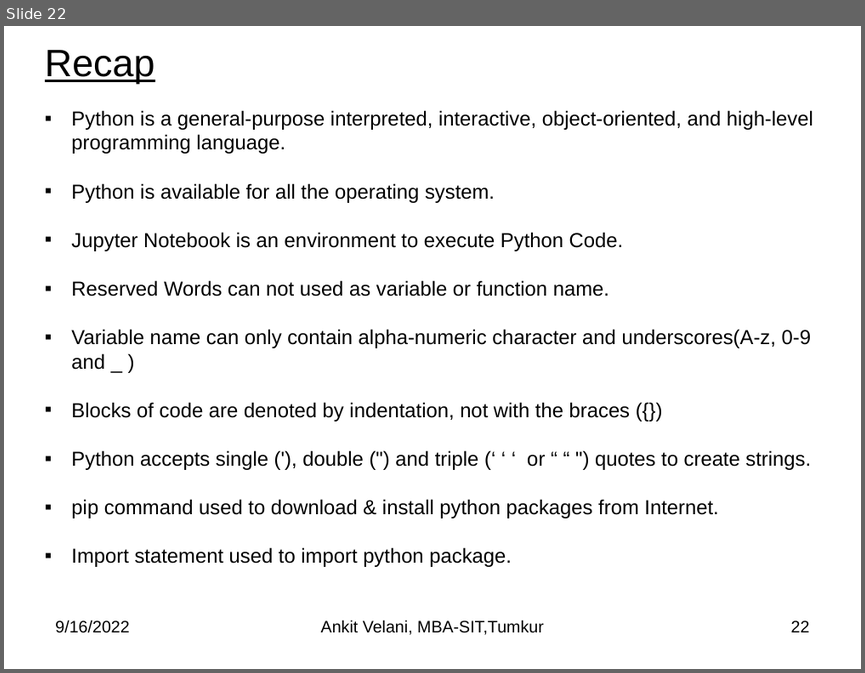
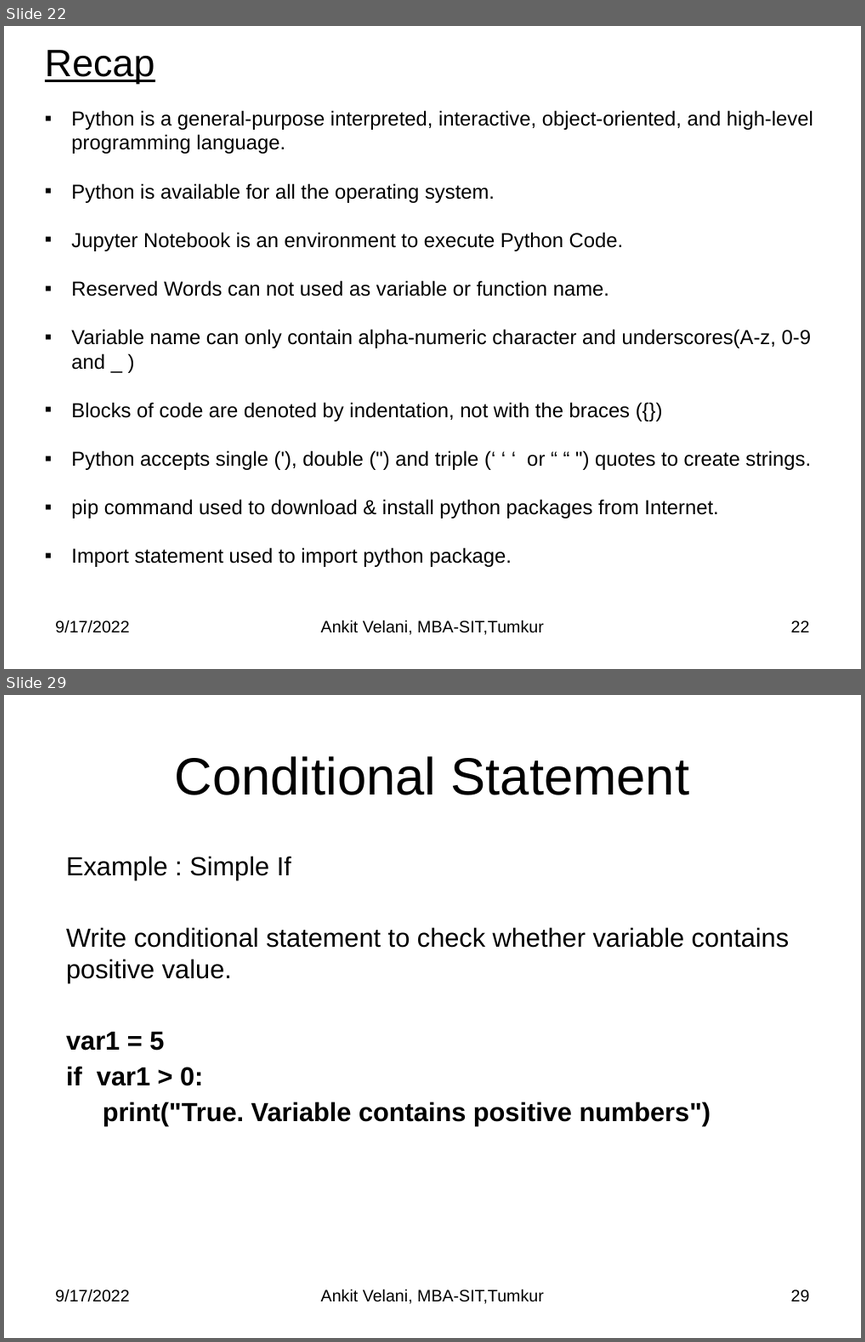
Before and after one commit to sitmbadept/sitmbadept.github.io, a slide deck: BDTM/Python/Unit-4-Python-Programming.pptx. Shown one above the other, each under a label of ours: slide 22 before the commit, slides 22 and 29 after it; the slides between them are not shown. The pictures are 865x673 and 865x1342 pixels, drawn with LibreOffice and Linux fonts; fonts in the diff are those of the drawing. Boxes give left, top, right and bottom in pixels: in the first picture for what was removed or moved away, otherwise in the second. Text is boxed around its words. In the diff, an @@ line names an element or a change of style, - is before the commit and + after.

```diff
--- a/BDTM/Python/Unit-4-Python-Programming.pptx
+++ b/BDTM/Python/Unit-4-Python-Programming.pptx
@@ slide 29 added at bbox=[4, 695, 861, 1338], background #FFFFFF @@
@@ title added at bbox=[175, 756, 689, 795], 44 pt, text #000000 @@
+Conditional Statement
@@ text added at bbox=[66, 856, 789, 1125], 22 pt, text #000000 @@
+Example : Simple If
+Write conditional statement to check whether variable contains positive value.
+var1 = 5
+if var1 > 0:
+print("True. Variable contains positive numbers")
@@ text added at bbox=[55, 1288, 129, 1302], 14 pt, text #000000 @@
+9/17/2022
@@ text added at bbox=[321, 1288, 544, 1304], 14 pt, text #000000 @@
+Ankit Velani, MBA-SIT,Tumkur
@@ page number added at bbox=[791, 1289, 810, 1302], 14 pt, text #000000 @@
+29
@@ slide 22 changed as well @@
@@ text at bbox=[55, 619, 129, 633]: text changed @@
-9/16/2022
+9/17/2022
```
Also in this commit, not shown: 20 other slides changed, 41 other slides added.
